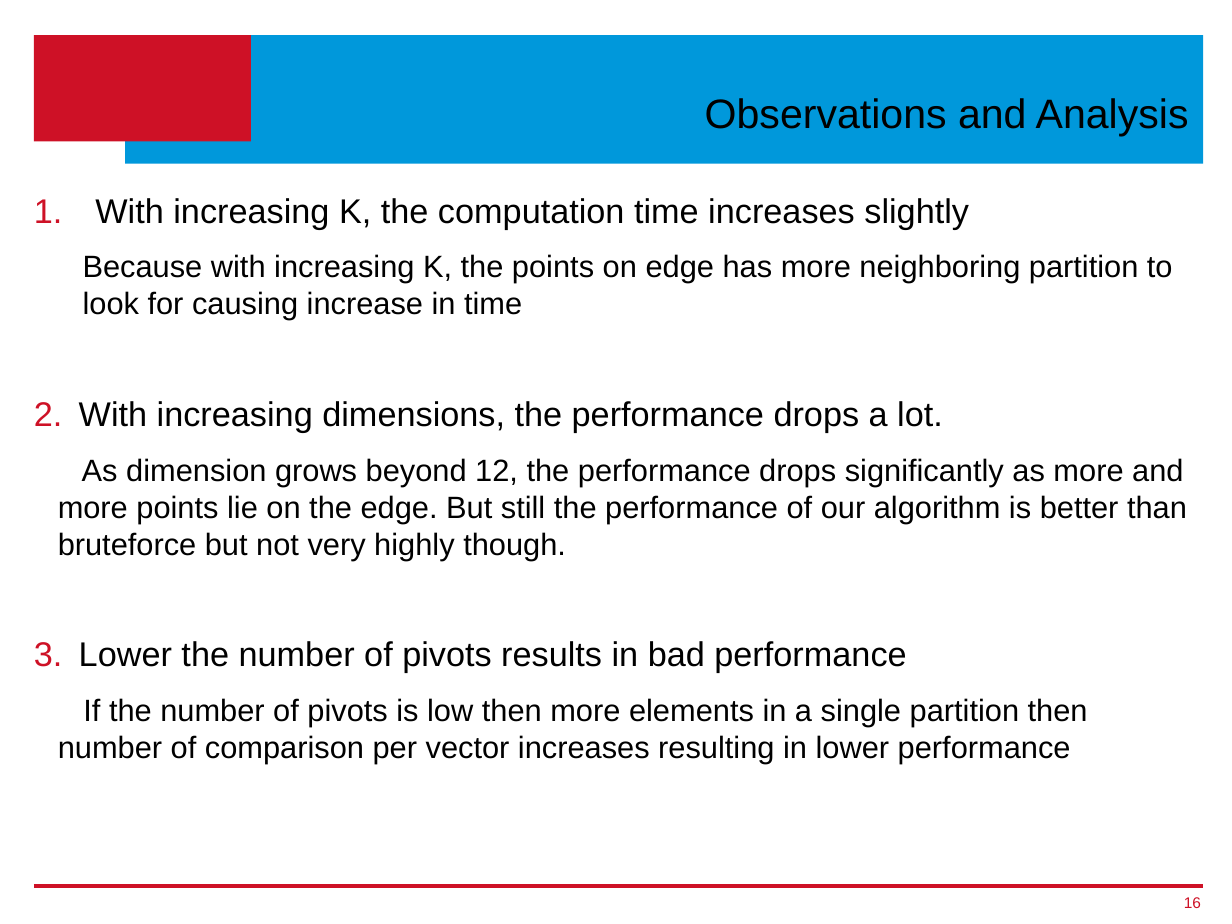
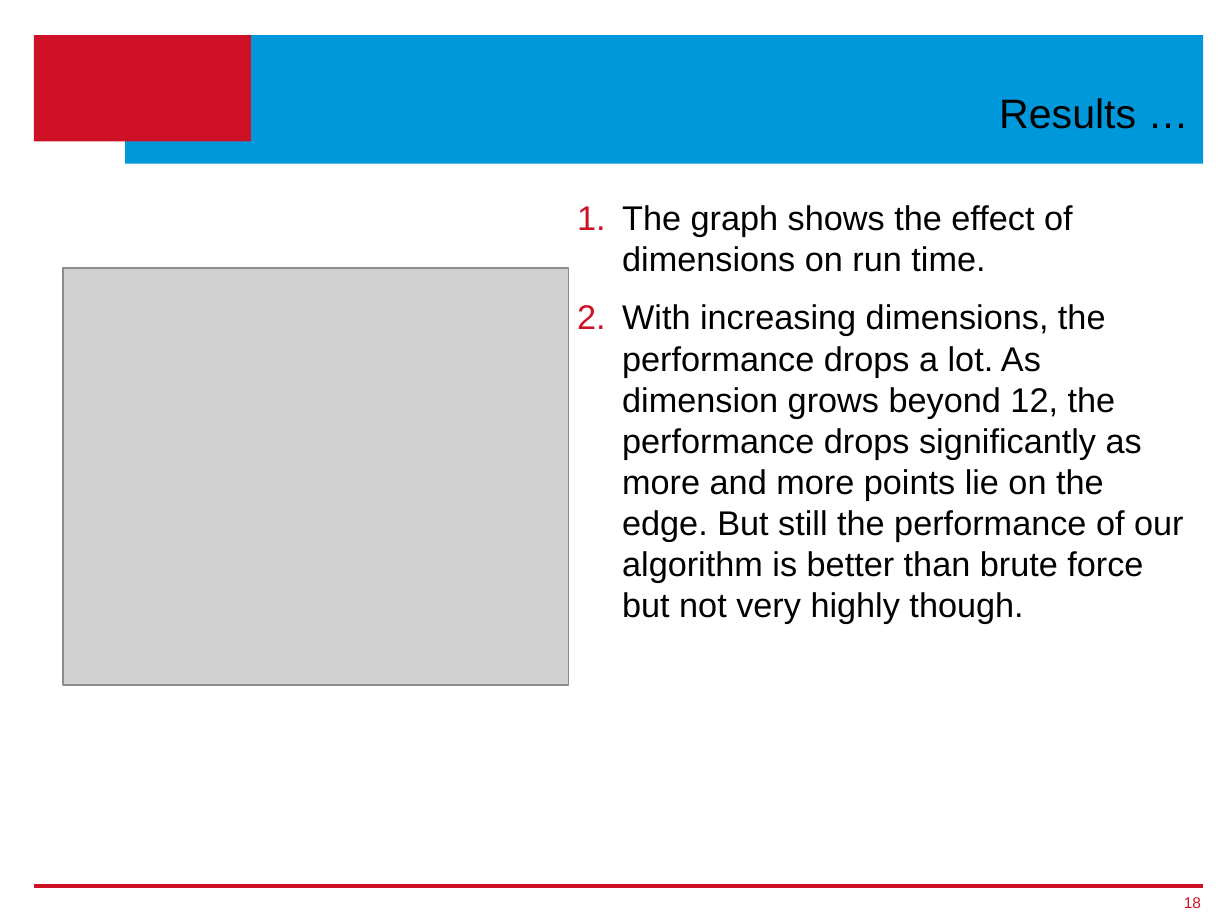
Before and after one commit to ageekymonk/syduni_ms_report, a slide deck: slide 18 of Thesis-Presentation_v1.pptx (slide 16 before the commit). Drawn at 1232x924 pixels with LibreOffice and Linux fonts; fonts in the diff are those of the drawing; grey boxes stand for pictures; background and template pictures are left out. Boxes give left, top, right and bottom in pixels: in the first picture for what was removed or moved away, otherwise in the second. Text is boxed around its words. In the diff, an @@ line names an element or a change of style, - is before the commit and + after.

```diff
--- a/Thesis-Presentation_v1.pptx
+++ b/Thesis-Presentation_v1.pptx
@@ title at bbox=[999, 98, 1136, 129]: text changed @@
-Observations and Analysis
+Results …
@@ text at bbox=[622, 205, 1183, 624]: text changed; size 18 to 20 pt @@
-1. With increasing K, the computation time increases slightly
-    Because with increasing K, the points on edge has more neighboring partition to look for causing increase in time
-2. With increasing dimensions, the performance drops a lot.
-  As dimension grows beyond 12, the performance drops significantly as more and more points lie on the edge. But still the performance of our algorithm is better than bruteforce but not very highly though.
-3. Lower the number of pivots results in bad performance
-  If the number of pivots is low then more elements in a single partition then number of comparison per vector increases resulting in lower performance
+1. The graph shows the effect of dimensions on run time.
+2. With increasing dimensions, the performance drops a lot. As dimension grows beyond 12, the performance drops significantly as more and more points lie on the edge. But still the performance of our algorithm is better than brute force but not very highly though.
@@ picture added at bbox=[63, 269, 568, 686] @@
```
Also in this commit, not shown: 8 other slides changed, 2 slides added.
